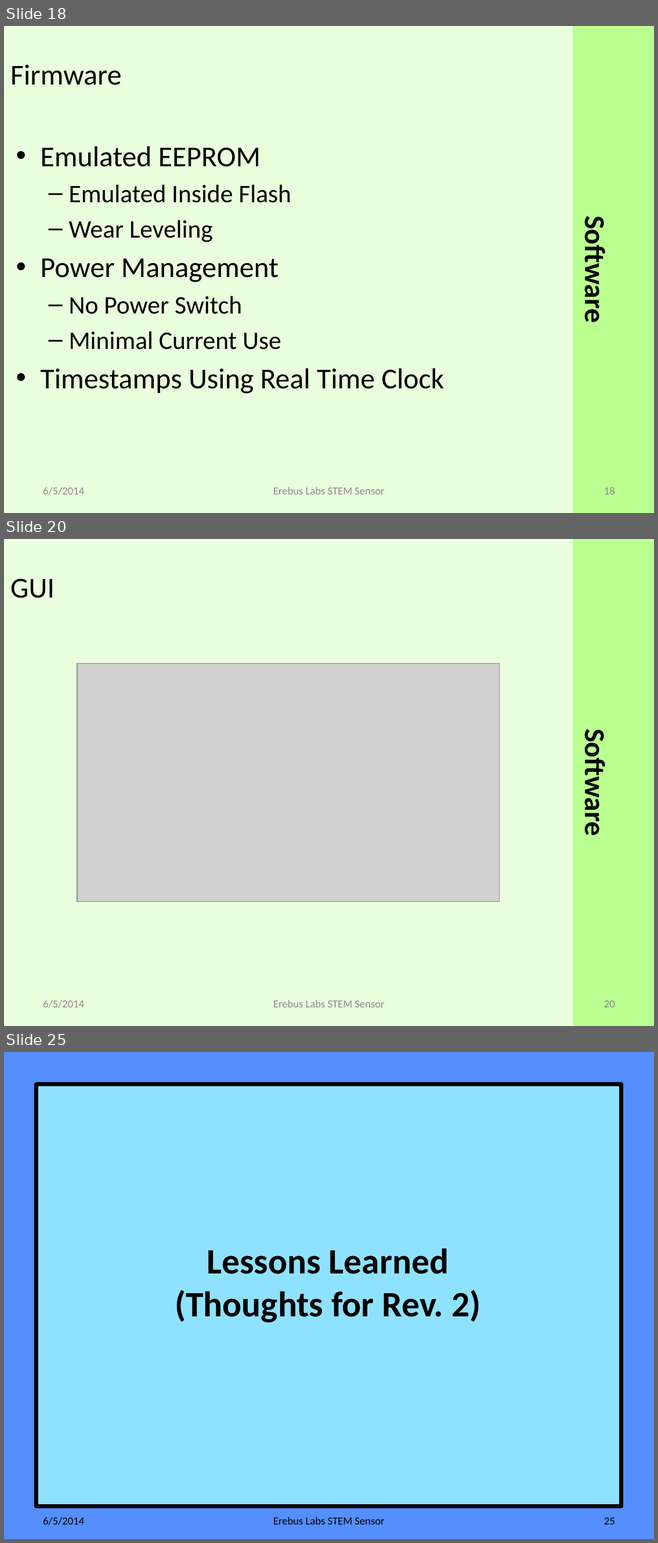
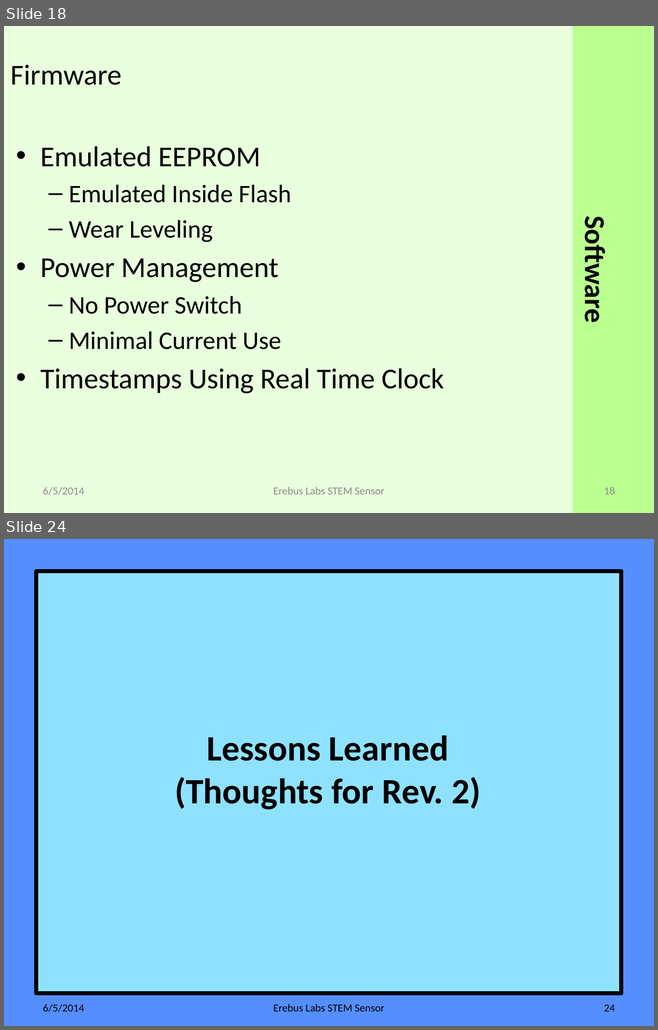
Before and after one commit to erebus-labs/PSU-VOC-SENSOR-2K14, a slide deck: Documents/source_documents/Presentation.pptx. Shown one above the other, each under a label of ours: slides 18, 20 and 25 before the commit, slides 18 and 24 after it; the slides between them are not shown. The pictures are 658x1543 and 658x1030 pixels, drawn with LibreOffice and Linux fonts; fonts in the diff are those of the drawing; grey boxes stand for pictures. Boxes give left, top, right and bottom in pixels: in the first picture for what was removed or moved away, otherwise in the second. Text is boxed around its words. In the diff, an @@ line names an element or a change of style, - is before the commit and + after.

```diff
--- a/Documents/source_documents/Presentation.pptx
+++ b/Documents/source_documents/Presentation.pptx
@@ slide 20 removed at box(4, 539, 654, 1026), background #EAFFDD; not listed: 1 template element that a slide beside it also shows @@
@@ text removed at box(10, 578, 54, 598) @@
-GUI
@@ picture removed at box(78, 664, 500, 902) @@
@@ text removed at box(577, 739, 612, 832) @@
-Software
@@ text removed at box(43, 1000, 84, 1008) @@
-6/5/2014
@@ text removed at box(273, 1000, 384, 1008) @@
-Erebus Labs STEM Sensor
@@ page number removed at box(604, 1001, 615, 1008) @@
-20
@@ what was slide 25 is now slide 24 @@
@@ page number at box(604, 1005, 615, 1012): text changed @@
-25
+24
```
Also in this commit, not shown: 13 slides changed.
